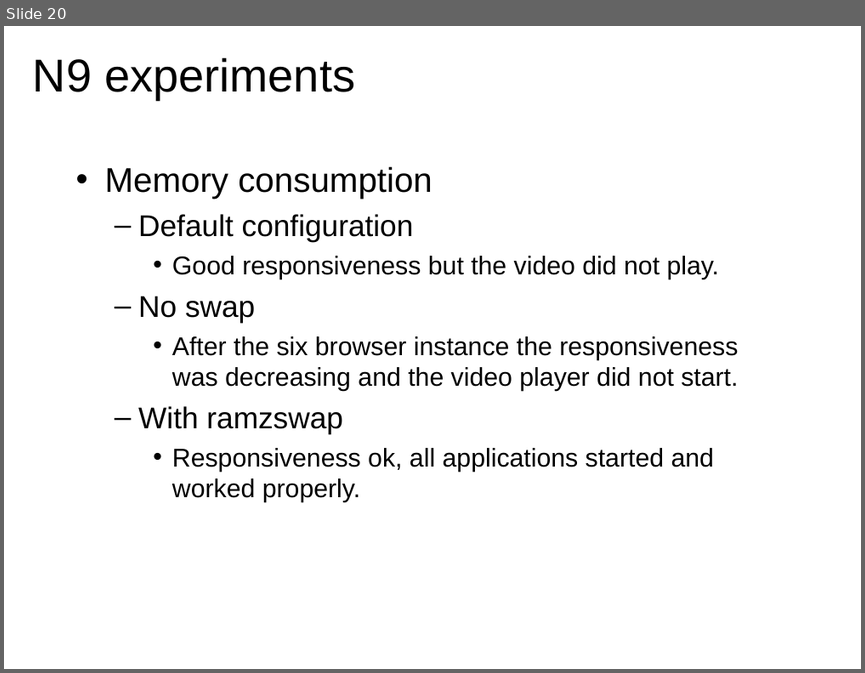
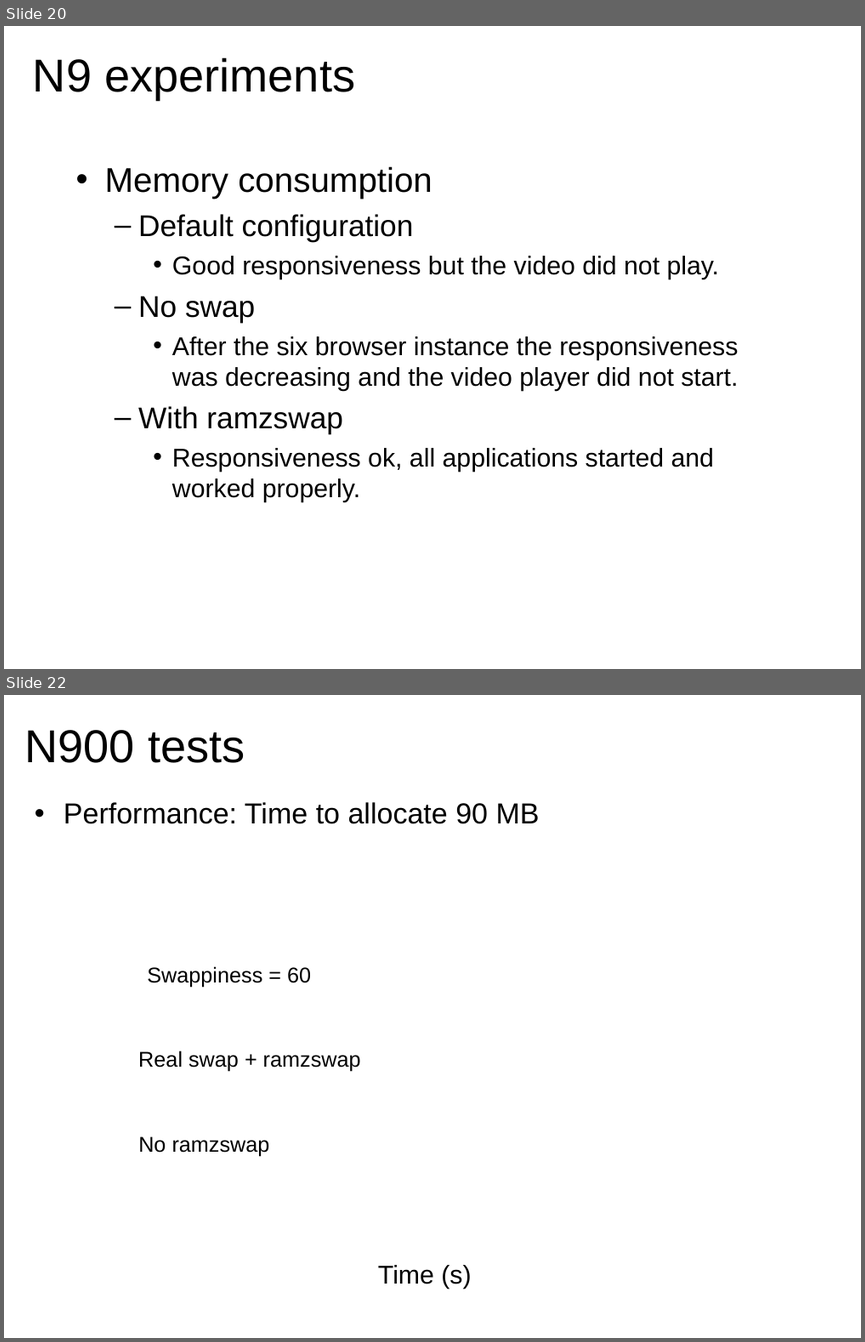
Before and after one commit to briglia/LinuxCon2011, a slide deck: linuxcon2011.odp. Shown one above the other, each under a label of ours: slide 20 before the commit, slides 20 and 22 after it; the slides between them are not shown. The pictures are 865x673 and 865x1342 pixels, drawn with LibreOffice and Linux fonts; fonts in the diff are those of the drawing. Boxes give left, top, right and bottom in pixels: in the first picture for what was removed or moved away, otherwise in the second. Text is boxed around its words. In the diff, an @@ line names an element or a change of style, - is before the commit and + after.

```diff
--- a/linuxcon2011.odp
+++ b/linuxcon2011.odp
@@ slide 22 added at [4, 695, 861, 1338], background #FFFFFF @@
@@ title added at [25, 730, 245, 763], 43 pt, text #000000 @@
+N900 tests
@@ text added at [64, 802, 540, 824], 27 pt, text #000000 @@
+  • Performance: Time to allocate 90 MB
@@ text added at [147, 966, 311, 987], 20 pt, text #000000 @@
+Swappiness = 60
@@ text added at [138, 1050, 361, 1072], 20 pt, text #000000 @@
+Real swap + ramzswap
@@ rectangle added at [158, 1127, 174, 1165], fill #FFFFFF @@
@@ text added at [138, 1136, 270, 1157], 20 pt, text #000000 @@
+No ramzswap
@@ text added at [378, 1265, 471, 1288], 24 pt, text #000000 @@
+Time (s)
```
Also in this commit, not shown: 3 slides changed, 5 other slides added, 1 slide removed.
